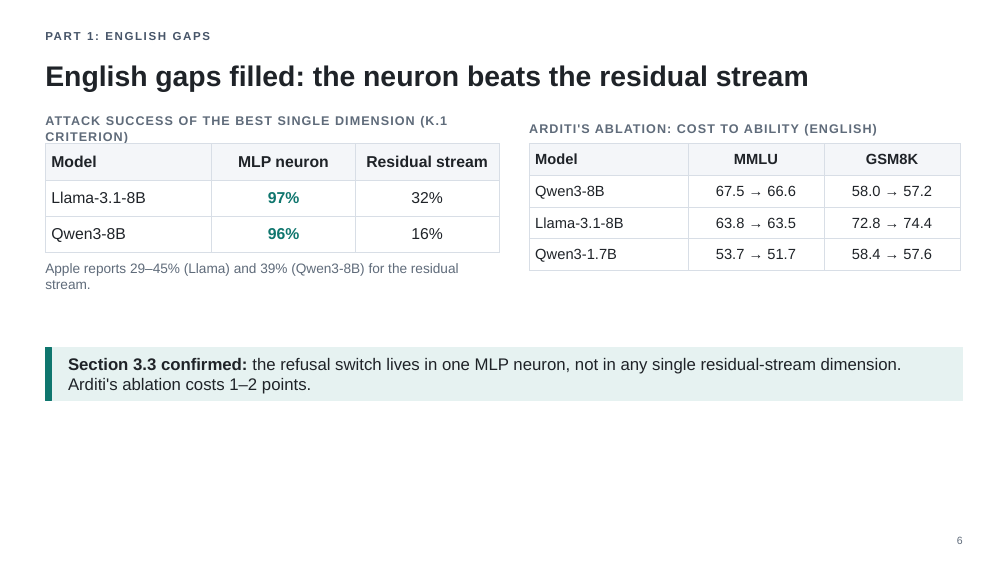
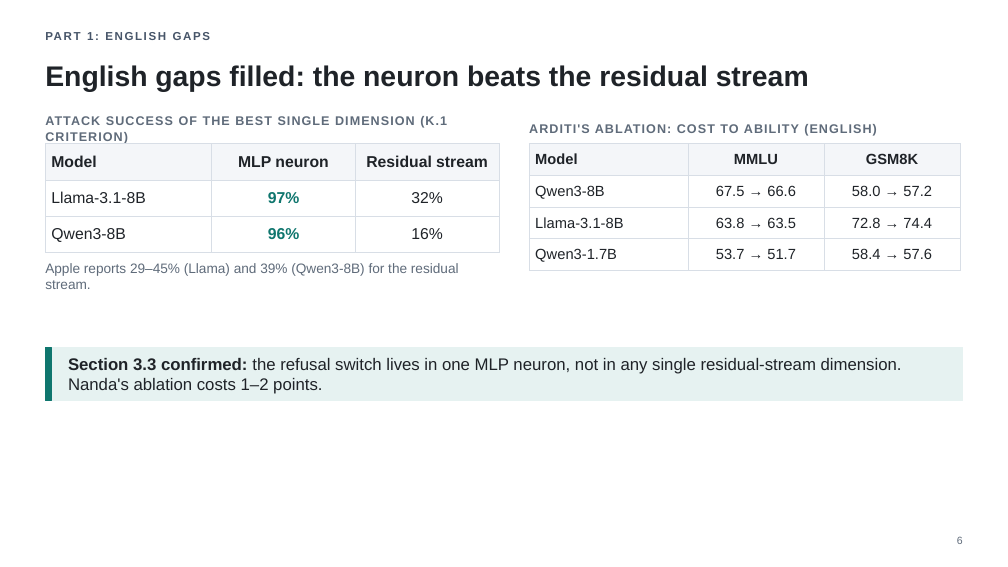
Before and after one commit to fjoad/refusal-neurons, a slide deck: slide 6 of slides/refusal_neurons_2026-11-05.pptx. Drawn at 1008x567 pixels with LibreOffice and Linux fonts; fonts in the diff are those of the drawing. Boxes give left, top, right and bottom in pixels: in the first picture for what was removed or moved away, otherwise in the second. Text is boxed around its words. In the diff, an @@ line names an element or a change of style, - is before the commit and + after.

```diff
--- a/slides/refusal_neurons_2026-11-05.pptx
+++ b/slides/refusal_neurons_2026-11-05.pptx
@@ text at (x1=68, y1=358, x2=902, y2=394): text changed @@
-Section 3.3 confirmed: the refusal switch lives in one MLP neuron, not in any single residual-stream dimension. Arditi's ablation costs 1–2 points.
+Section 3.3 confirmed: the refusal switch lives in one MLP neuron, not in any single residual-stream dimension. Nanda's ablation costs 1–2 points.
```
Also in this commit, not shown: 6 other slides changed, 2 other files.
